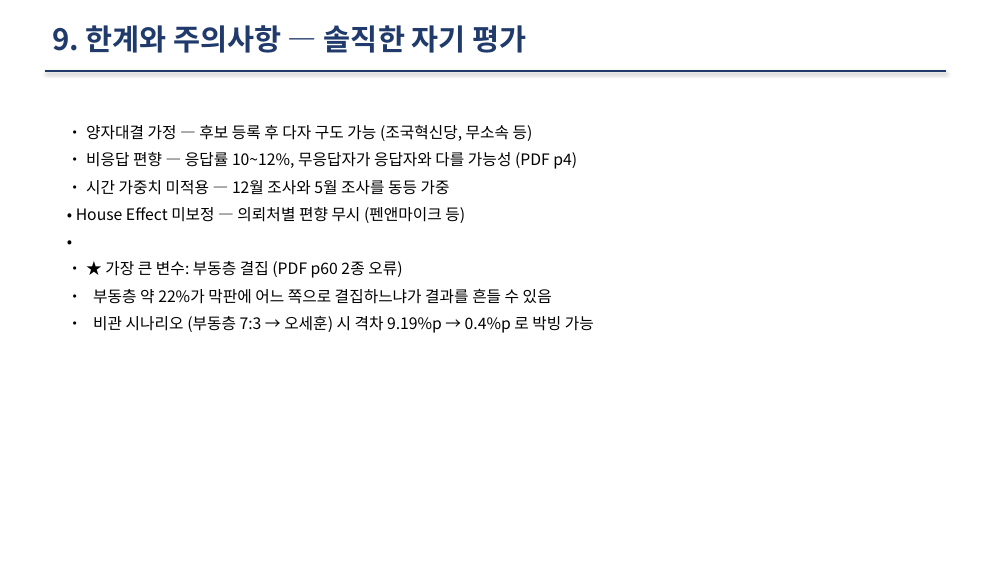
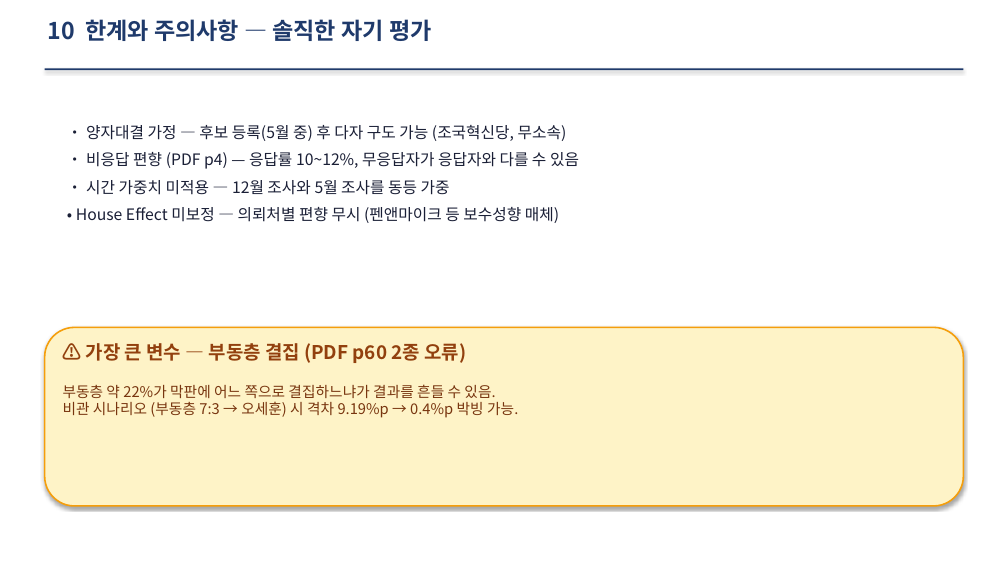
Before and after one commit to chldbswlsl/election, a slide deck: slide 11 of 노희래_통계분석_발표.pptx. Drawn at 1008x567 pixels with LibreOffice and Linux fonts; fonts in the diff are those of the drawing. Boxes give left, top, right and bottom in pixels: in the first picture for what was removed or moved away, otherwise in the second. Text is boxed around its words. In the diff, an @@ line names an element or a change of style, - is before the commit and + after.

```diff
--- a/노희래_통계분석_발표.pptx
+++ b/노희래_통계분석_발표.pptx
@@ text at [48, 19, 431, 41]: text changed; size 28 to 22 pt @@
-9. 한계와 주의사항 — 솔직한 자기 평가
+10 한계와 주의사항 — 솔직한 자기 평가
@@ line removed from (45, 71) to (947, 71) @@
@@ rectangle added at [45, 69, 963, 70], fill #1F3A6B @@
@@ text at [86, 125, 579, 169]: text changed; text colour #000000 to #1A1F36 @@
-• 양자대결 가정 — 후보 등록 후 다자 구도 가능 (조국혁신당, 무소속 등)
-• 비응답 편향 — 응답률 10~12%, 무응답자가 응답자와 다를 가능성 (PDF p4)
+• 양자대결 가정 — 후보 등록(5월 중) 후 다자 구도 가능 (조국혁신당, 무소속)
+• 비응답 편향 (PDF p4) — 응답률 10~12%, 무응답자가 응답자와 다를 수 있음
@@ text at [76, 207, 559, 223]: text changed; text colour #000000 to #1A1F36 @@
-• House Effect 미보정 — 의뢰처별 편향 무시 (펜앤마이크 등)
-•
-• ★ 가장 큰 변수: 부동층 결집 (PDF p60 2종 오류)
-• 부동층 약 22%가 막판에 어느 쪽으로 결집하느냐가 결과를 흔들 수 있음
-• 비관 시나리오 (부동층 7:3 → 오세훈) 시 격차 9.19%p → 0.4%p 로 박빙 가능
+• House Effect 미보정 — 의뢰처별 편향 무시 (펜앤마이크 등 보수성향 매체)
@@ text at [86, 180, 450, 195]: text colour #000000 to #1A1F36 in "• 시간 가중치 미적용 — 12월 조사와 ..." @@
@@ rounded rectangle added at [45, 327, 963, 506], fill #FEF3C7, outline #F59E0B 1.5 pt @@
@@ text added at [86, 343, 466, 363], 18 pt, text #92400E, bold @@
+⚠ 가장 큰 변수 — 부동층 결집 (PDF p60 2종 오류)
@@ text added at [63, 384, 518, 418], 14 pt, text #78350F @@
+부동층 약 22%가 막판에 어느 쪽으로 결집하느냐가 결과를 흔들 수 있음.
+비관 시나리오 (부동층 7:3 → 오세훈) 시 격차 9.19%p → 0.4%p 박빙 가능.
```
Also in this commit, not shown: 11 other slides changed, 4 other files.
